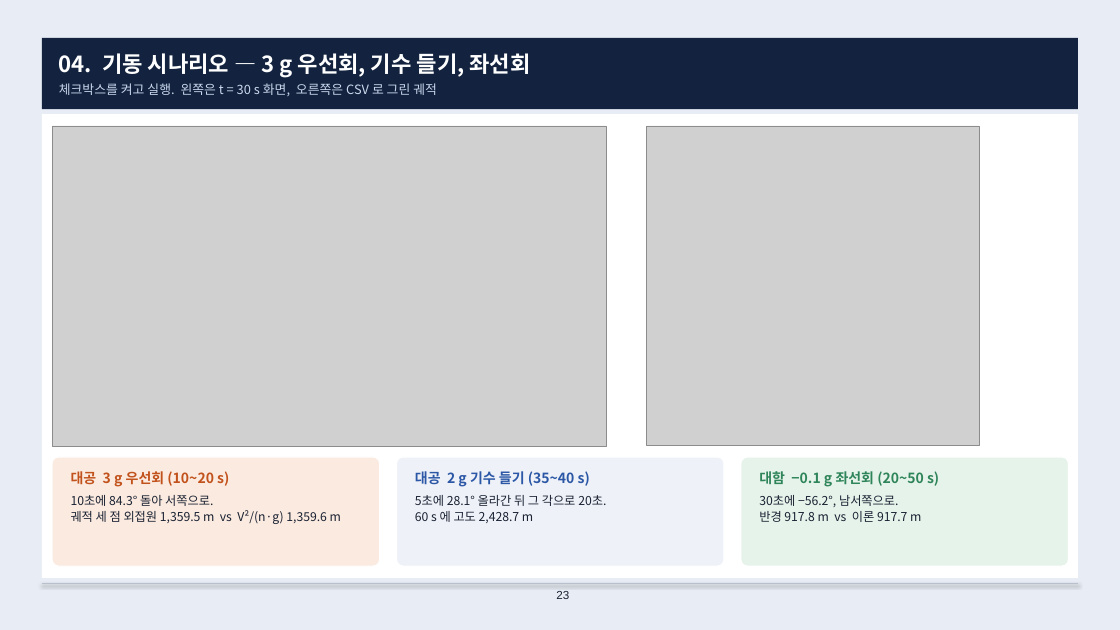
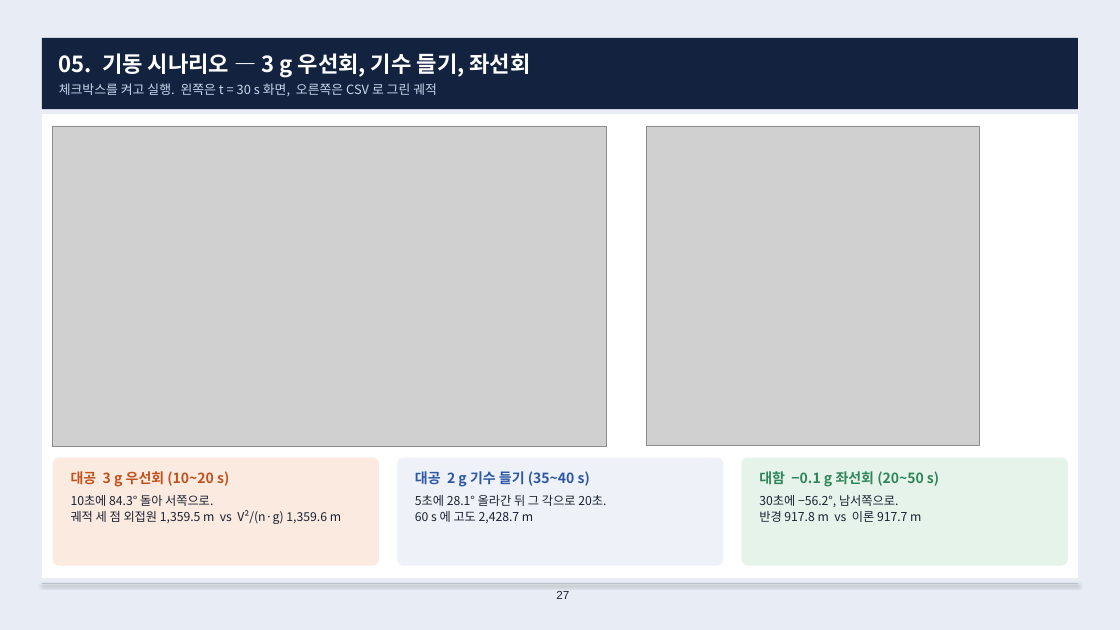
Before and after one commit to harley-hwan/radar-sw-study, a slide deck: slide 27 of Part3_TargetSim/ref/산출물/Chapter3_target_simulation.pptx (slide 23 before the commit). Drawn at 1120x630 pixels with LibreOffice and Linux fonts; fonts in the diff are those of the drawing; grey boxes stand for pictures. Boxes give left, top, right and bottom in pixels: in the first picture for what was removed or moved away, otherwise in the second. Text is boxed around its words. In the diff, an @@ line names an element or a change of style, - is before the commit and + after.

```diff
--- a/Part3_TargetSim/ref/산출물/Chapter3_target_simulation.pptx
+++ b/Part3_TargetSim/ref/산출물/Chapter3_target_simulation.pptx
@@ text at <box>59,53,531,78</box>: text changed @@
-04. 기동 시나리오 — 3 g 우선회, 기수 들기, 좌선회
+05. 기동 시나리오 — 3 g 우선회, 기수 들기, 좌선회
@@ page number at <box>556,591,569,599</box>: text changed @@
-23
+27
```
Also in this commit, not shown: 19 other slides changed, 9 slides added, 7 slides removed, 9 other files.
